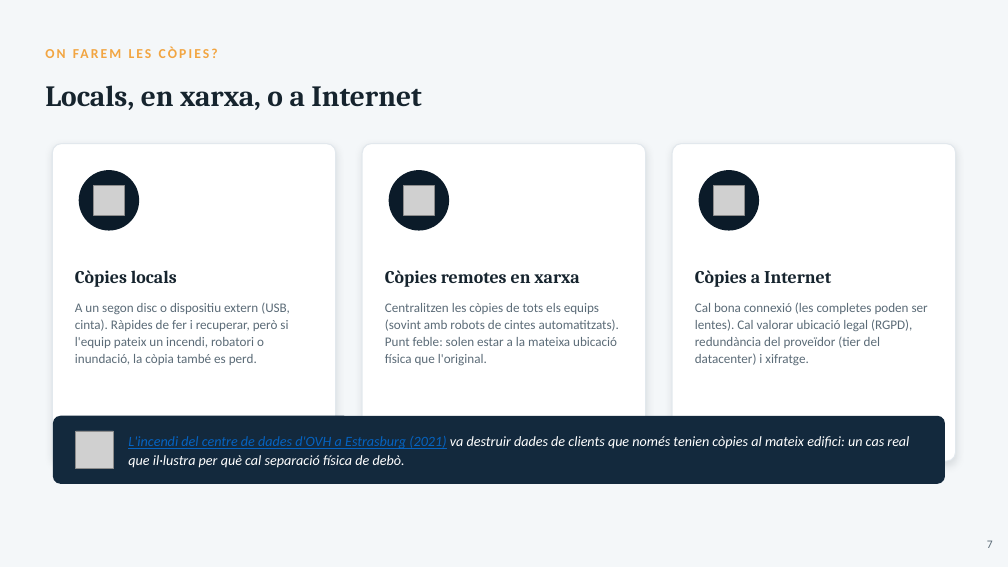
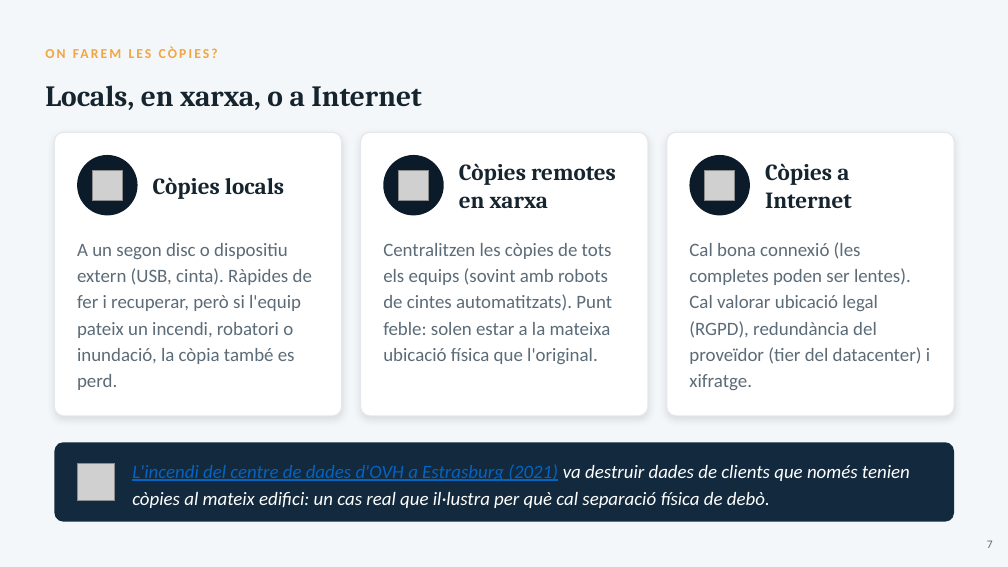
Before and after one commit to joansanchezescudero/SMX_0226_Seguretat_Informatica, a slide deck: slide 7 of RA2 - Emmagatzematge i copies de seguretat/AA3 - Copies de seguretat/RA2_AA3_Copies_de_seguretat.pptx. Drawn at 1008x567 pixels with LibreOffice and Linux fonts; fonts in the diff are those of the drawing; grey boxes stand for pictures. Boxes give left, top, right and bottom in pixels: in the first picture for what was removed or moved away, otherwise in the second. Text is boxed around its words. In the diff, an @@ line names an element or a change of style, - is before the commit and + after.

```diff
--- a/RA2 - Emmagatzematge i copies de seguretat/AA3 - Copies de seguretat/RA2_AA3_Copies_de_seguretat.pptx
+++ b/RA2 - Emmagatzematge i copies de seguretat/AA3 - Copies de seguretat/RA2_AA3_Copies_de_seguretat.pptx
@@ rounded rectangle resized from (x1=52, y1=144, x2=336, y2=461) to (x1=54, y1=132, x2=342, y2=416) @@
@@ rounded rectangle resized from (x1=362, y1=144, x2=646, y2=461) to (x1=361, y1=132, x2=648, y2=416) @@
@@ rounded rectangle resized from (x1=672, y1=144, x2=956, y2=461) to (x1=667, y1=132, x2=954, y2=416) @@
@@ ellipse moved from (x1=79, y1=170, x2=139, y2=231) to (x1=77, y1=155, x2=138, y2=216) @@
@@ picture moved from (x1=94, y1=185, x2=124, y2=216) to (x1=92, y1=170, x2=123, y2=200) @@
@@ size 17 to 22 pt in 3 elements at (x1=765, y1=163, x2=852, y2=208), (x1=459, y1=163, x2=616, y2=208), (x1=153, y1=177, x2=284, y2=199) @@
@@ text "Còpies locals" moved from (x1=75, y1=270, x2=177, y2=287) to (x1=153, y1=177, x2=284, y2=199) @@
@@ ellipse moved from (x1=389, y1=170, x2=449, y2=231) to (x1=383, y1=155, x2=444, y2=216) @@
@@ picture moved from (x1=404, y1=185, x2=434, y2=216) to (x1=399, y1=170, x2=429, y2=200) @@
@@ text "Còpies remotes en xarxa" moved from (x1=385, y1=270, x2=579, y2=287) to (x1=459, y1=163, x2=616, y2=208) @@
@@ ellipse moved from (x1=699, y1=170, x2=759, y2=231) to (x1=690, y1=155, x2=750, y2=216) @@
@@ picture moved from (x1=714, y1=185, x2=744, y2=216) to (x1=705, y1=170, x2=735, y2=200) @@
@@ text "Còpies a Internet" moved from (x1=695, y1=270, x2=831, y2=287) to (x1=765, y1=163, x2=852, y2=208) @@
@@ size 12.5 to 18 pt; line spacing 16pt to 24.9pt in 3 elements at (x1=383, y1=243, x2=612, y2=364), (x1=689, y1=242, x2=930, y2=390), (x1=77, y1=243, x2=312, y2=390) @@
@@ text "A un segon disc o ..." moved from (x1=75, y1=303, x2=290, y2=365) to (x1=77, y1=243, x2=312, y2=390) @@
@@ text "Centralitzen les còpies de tots ..." moved from (x1=385, y1=303, x2=620, y2=365) to (x1=383, y1=243, x2=612, y2=364) @@
@@ text "Cal bona connexió (les completes ..." moved from (x1=695, y1=302, x2=928, y2=365) to (x1=689, y1=242, x2=930, y2=390) @@
@@ rounded rectangle resized from (x1=53, y1=416, x2=945, y2=484) to (x1=54, y1=442, x2=954, y2=522) @@
@@ picture moved from (x1=76, y1=431, x2=113, y2=469) to (x1=77, y1=463, x2=115, y2=501) @@
@@ text "L'incendi del centre de dades ..." moved from (x1=128, y1=436, x2=909, y2=468) to (x1=132, y1=464, x2=910, y2=508) @@
@@ text "L'incendi del centre de dades ..." at (x1=132, y1=464, x2=910, y2=508): size 13.5 to 18 pt; line spacing 18pt to 25.9pt @@
```
Also in this commit, not shown: 26 other slides changed, 1 other file.
